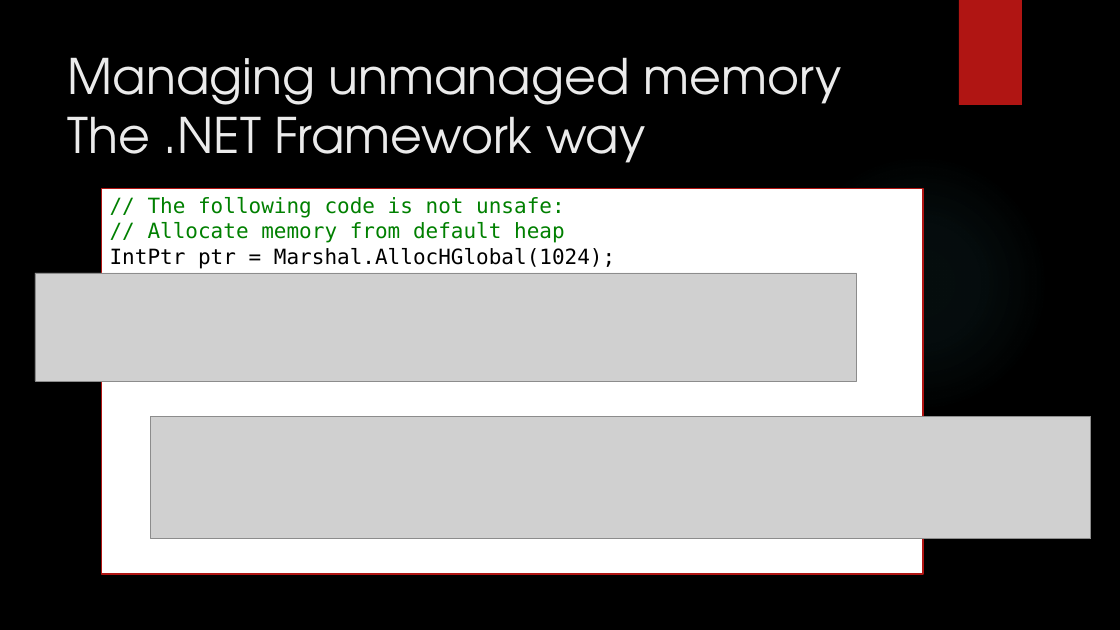
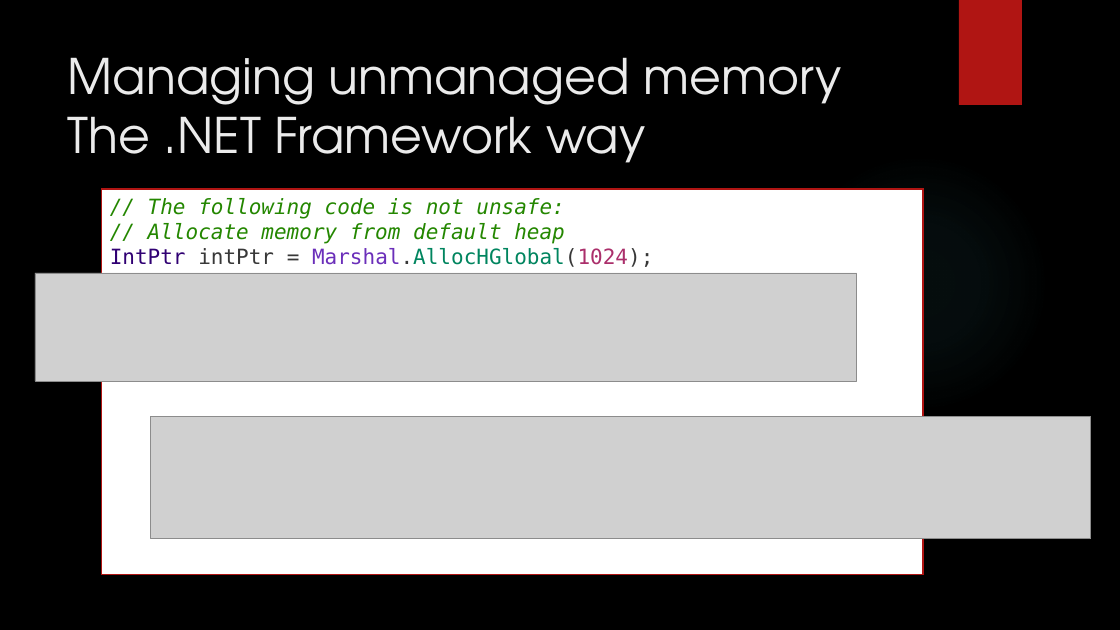
Before and after one commit to dennisdietrich/UnsafeCSharp, a slide deck: slide 19 of doc/Introduction to unsafe C#.pptx (slide 16 before the commit). Drawn at 1120x630 pixels with LibreOffice and Linux fonts; fonts in the diff are those of the drawing; grey boxes stand for pictures; background and template pictures are left out. Boxes give left, top, right and bottom in pixels: in the first picture for what was removed or moved away, otherwise in the second. Text is boxed around its words. In the diff, an @@ line names an element or a change of style, - is before the commit and + after.

```diff
--- a/doc/Introduction to unsafe C#.pptx
+++ b/doc/Introduction to unsafe C#.pptx
@@ text in rectangle at bbox=[110, 198, 653, 274]: text changed; text colour #008000 to #248700; italic on @@
-// The following code is not unsafe:
-// Allocate memory from default heap
-IntPtr ptr = Marshal.AllocHGlobal(1024);
-// Free memory
-Marshal.FreeHGlobal(ptr);
+// The following code is not unsafe:
+// Allocate memory from default heap
+IntPtr intPtr = Marshal.AllocHGlobal(1024);
+// Free memory
+Marshal.FreeHGlobal(intPtr);
```
Also in this commit, not shown: 21 other slides changed, 7 slides added, 6 other files.
